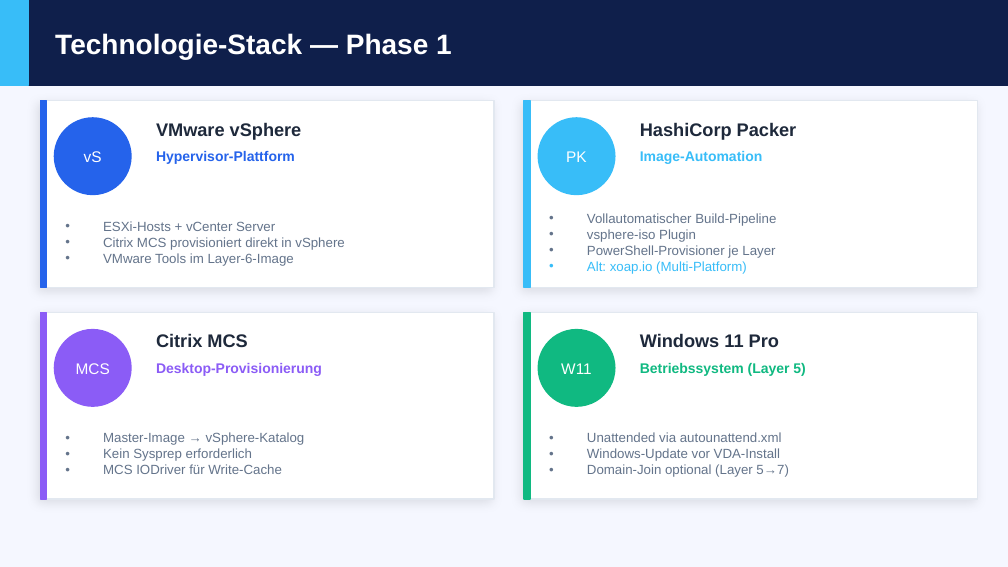
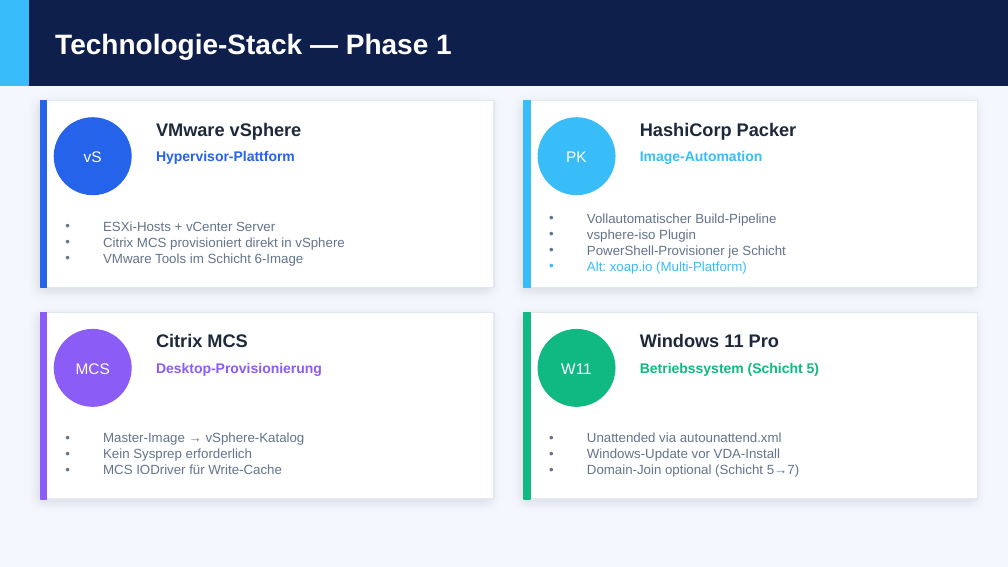
Before and after one commit to cyberms/VID, a slide deck: slide 5 of VID-Management-Praesentation-Phase1.pptx. Drawn at 1008x567 pixels with LibreOffice and Linux fonts; fonts in the diff are those of the drawing. Boxes give left, top, right and bottom in pixels: in the first picture for what was removed or moved away, otherwise in the second. Text is boxed around its words. In the diff, an @@ line names an element or a change of style, - is before the commit and + after.

```diff
--- a/VID-Management-Praesentation-Phase1.pptx
+++ b/VID-Management-Praesentation-Phase1.pptx
@@ text at box(103, 253, 304, 266): text changed @@
-• VMware Tools im Layer-6-Image
+• VMware Tools im Schicht 6-Image
@@ text at box(587, 245, 785, 258): text changed @@
-• PowerShell-Provisioner je Layer
+• PowerShell-Provisioner je Schicht
@@ text at box(640, 363, 819, 376): text changed @@
-Betriebssystem (Layer 5)
+Betriebssystem (Schicht 5)
@@ text at box(587, 464, 799, 477): text changed @@
-• Domain-Join optional (Layer 5→7)
+• Domain-Join optional (Schicht 5→7)
```
Also in this commit, not shown: 6 other slides changed, 2 other files.
